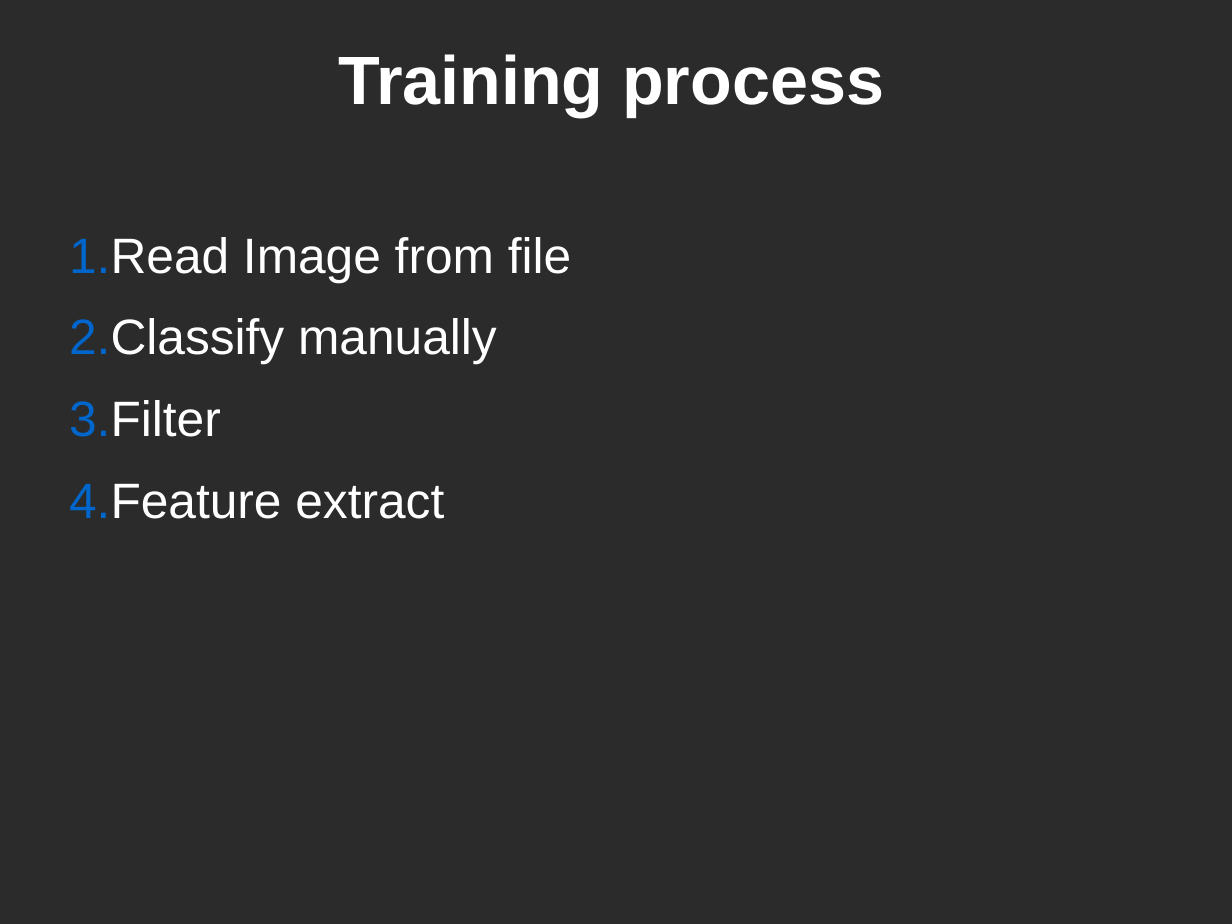
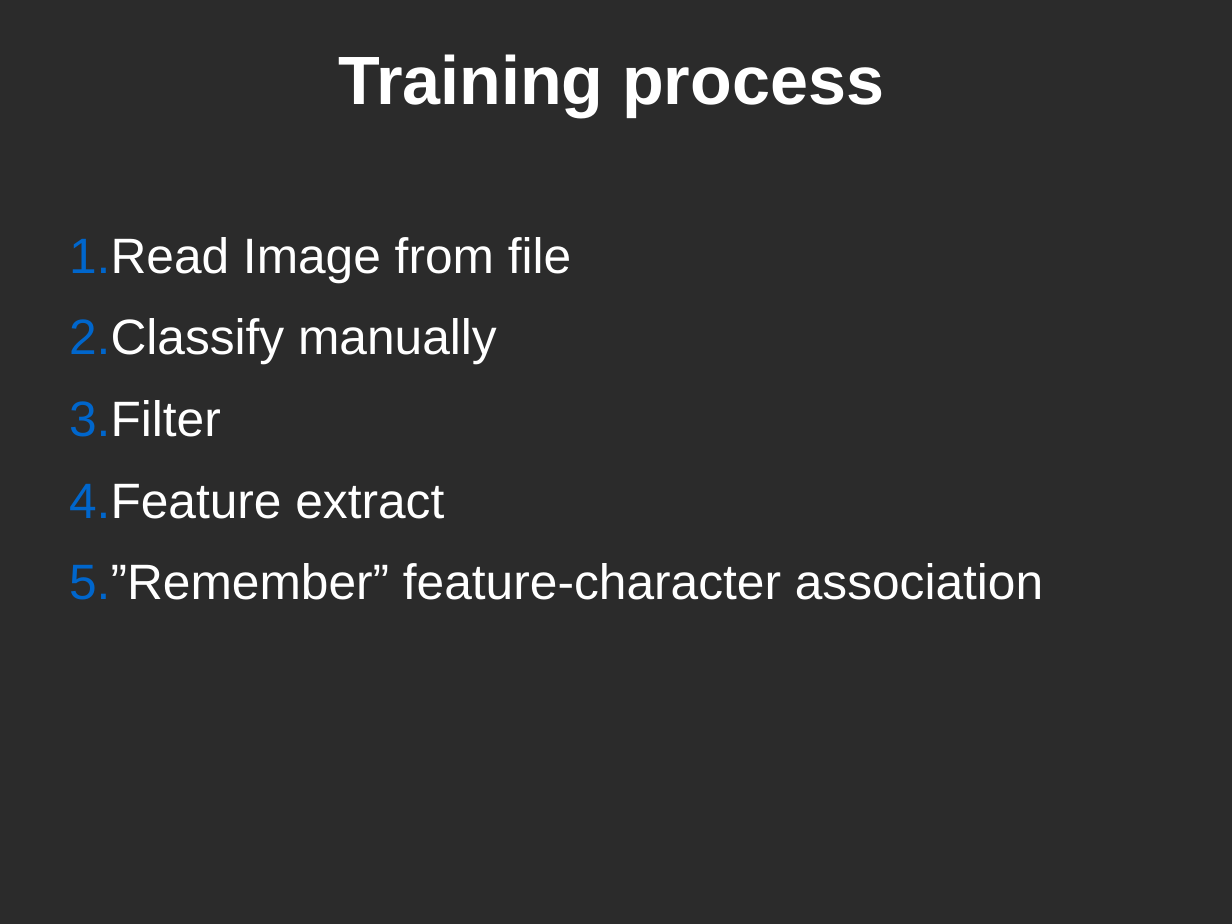
Before and after one commit to Tarrasch/AlphaBiscuit, a slide deck: slide 3 of presentation/biscuits.odp (slide 2 before the commit). Drawn at 1232x924 pixels with LibreOffice and Linux fonts; fonts in the diff are those of the drawing; background and template pictures are left out; a plain dark background stands for a picture behind light text. Boxes give left, top, right and bottom in pixels: in the first picture for what was removed or moved away, otherwise in the second. Text is boxed around its words. In the diff, an @@ line names an element or a change of style, - is before the commit and + after.

Commit message:
Completed presentation

```diff
--- a/presentation/biscuits.odp
+++ b/presentation/biscuits.odp
@@ text at (69, 563, 1043, 600): paragraph added @@
+5. ”Remember” feature-character association
```
Also in this commit, not shown: 1 other slide changed, 11 slides added, 2 other files.
